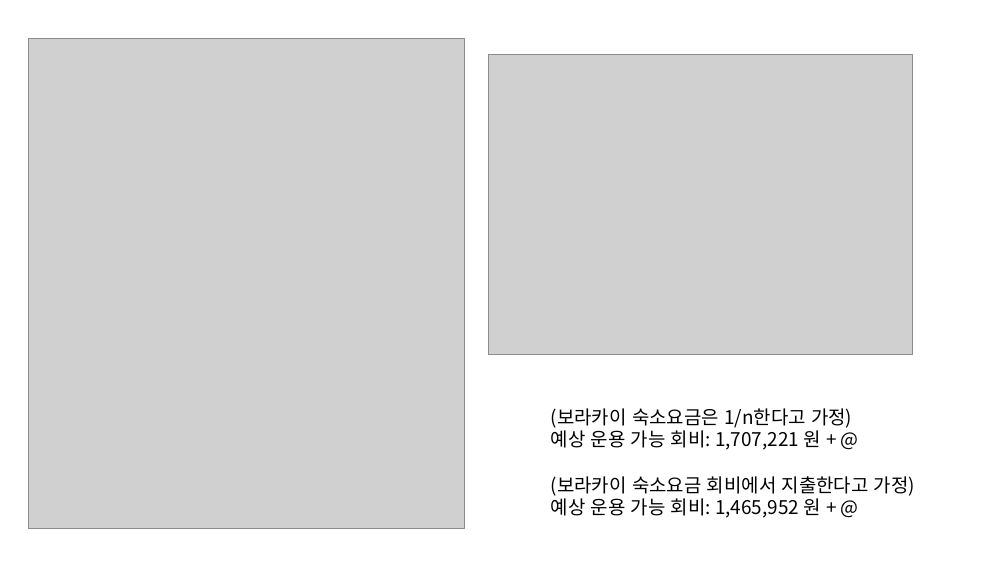
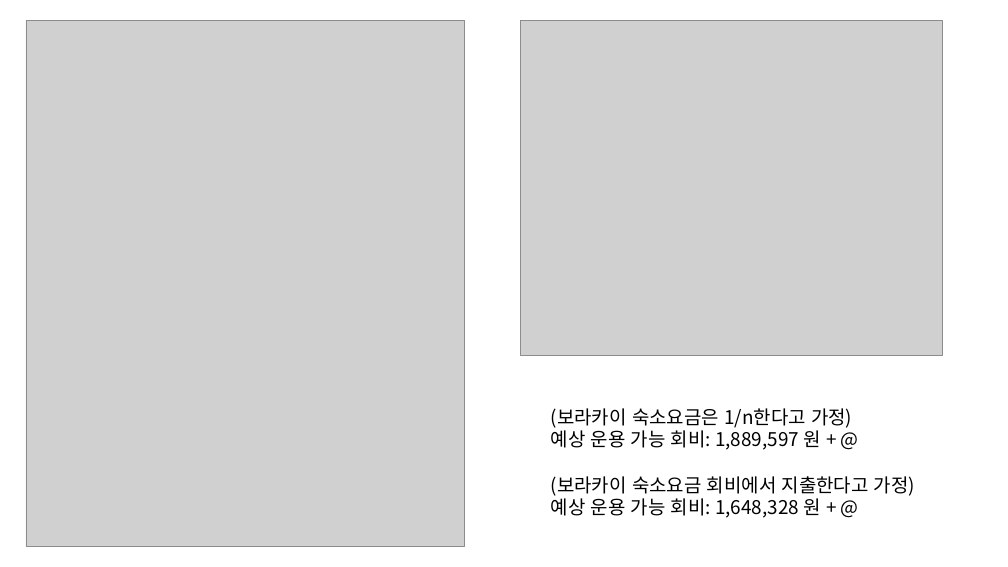
Before and after one commit to 51SB-ANTIMONY/2025-1_UNISTIVF-SEED, a slide deck: slide 4 of PPT/week5_필리핀 친구들 맞이할 준비하기_20250401.pptx. Drawn at 1008x567 pixels with LibreOffice and Linux fonts; fonts in the diff are those of the drawing; grey boxes stand for pictures. Boxes give left, top, right and bottom in pixels: in the first picture for what was removed or moved away, otherwise in the second. Text is boxed around its words. In the diff, an @@ line names an element or a change of style, - is before the commit and + after.

```diff
--- a/PPT/week5_필리핀 친구들 맞이할 준비하기_20250401.pptx
+++ b/PPT/week5_필리핀 친구들 맞이할 준비하기_20250401.pptx
@@ picture resized from (x1=28, y1=38, x2=464, y2=529) to (x1=26, y1=20, x2=464, y2=547) @@
@@ picture resized from (x1=488, y1=54, x2=913, y2=355) to (x1=521, y1=20, x2=943, y2=355) @@
@@ text at (x1=551, y1=427, x2=820, y2=450): text changed @@
-예상 운용 가능 회비: 1,707,221 원 + @
+예상 운용 가능 회비: 1,889,597 원 + @
@@ text at (x1=551, y1=495, x2=820, y2=518): text changed @@
-예상 운용 가능 회비: 1,465,952 원 + @
+예상 운용 가능 회비: 1,648,328 원 + @
```
Also in this commit, not shown: 5 other files.
